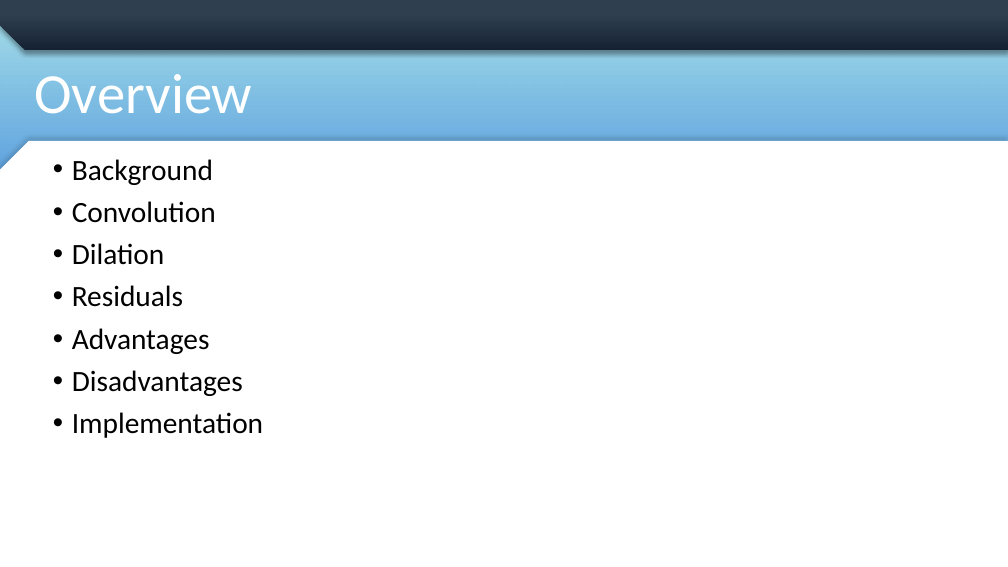
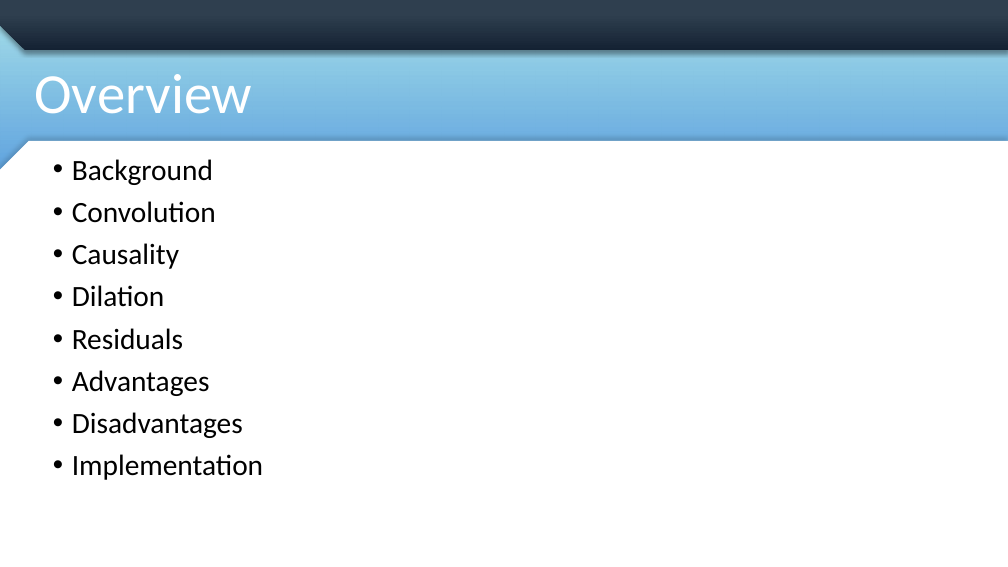
Before and after one commit to mdemore2/CSCE823, a slide deck: slide 2 of Student Lecture/Demore_TCN_Lecture.pptx. Drawn at 1008x567 pixels with LibreOffice and Linux fonts; fonts in the diff are those of the drawing; background and template pictures are left out. Boxes give left, top, right and bottom in pixels: in the first picture for what was removed or moved away, otherwise in the second. Text is boxed around its words. In the diff, an @@ line names an element or a change of style, - is before the commit and + after.

```diff
--- a/Student Lecture/Demore_TCN_Lecture.pptx
+++ b/Student Lecture/Demore_TCN_Lecture.pptx
@@ text at (72, 243, 179, 269): paragraph added @@
+• Causality
```
Also in this commit, not shown: 2 other slides changed, 3 other files.
